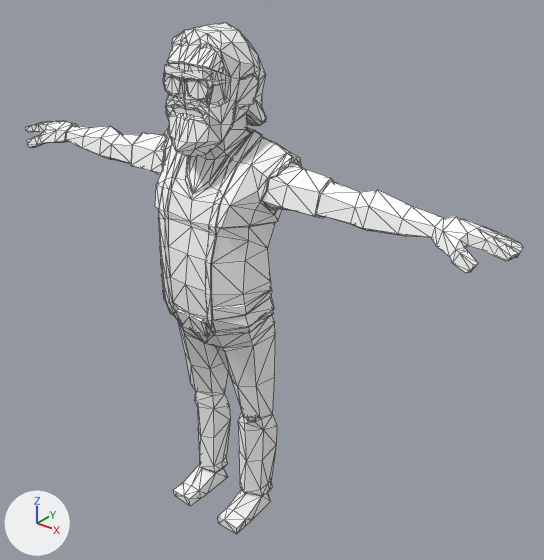
An edit to the glTF model assets/synty/characters/models/SK_Character_Biker.glb, drawn before and after from the same camera.
Both versions are drawn from a camera (50 mm lens) standing at (1.63, -1.74, 2.13) and looking at (0.12, 0.14, 0.96). Lighting does not change. The marker at lower left points along +X, +Y and +Z. Mesh edges are drawn as thin lines.

Names of what the first picture shows: 'SK_Character_Biker'.
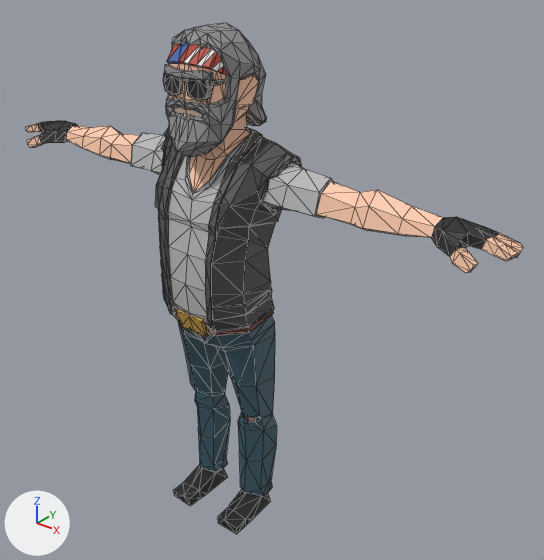
The change in detail:
Picture 'Polygon_City_Characters_Texture_01_A' (img_polygon_city_characters_texture_01_a) is new.
In material 'lambert15' (mat_lambert15), base_color is no longer (1.0, 1.0, 1.0), white #ffffff.
In material 'lambert15' (mat_lambert15), texture is now set to img_polygon_city_characters_texture_01_a.

Boxes [x1, y1, x2, y2] around the edits, measured in the pictures (544 x 560 px):
'SK_Character_Biker', surface changed (white to grey)
    both: [25, 23, 523, 534]
